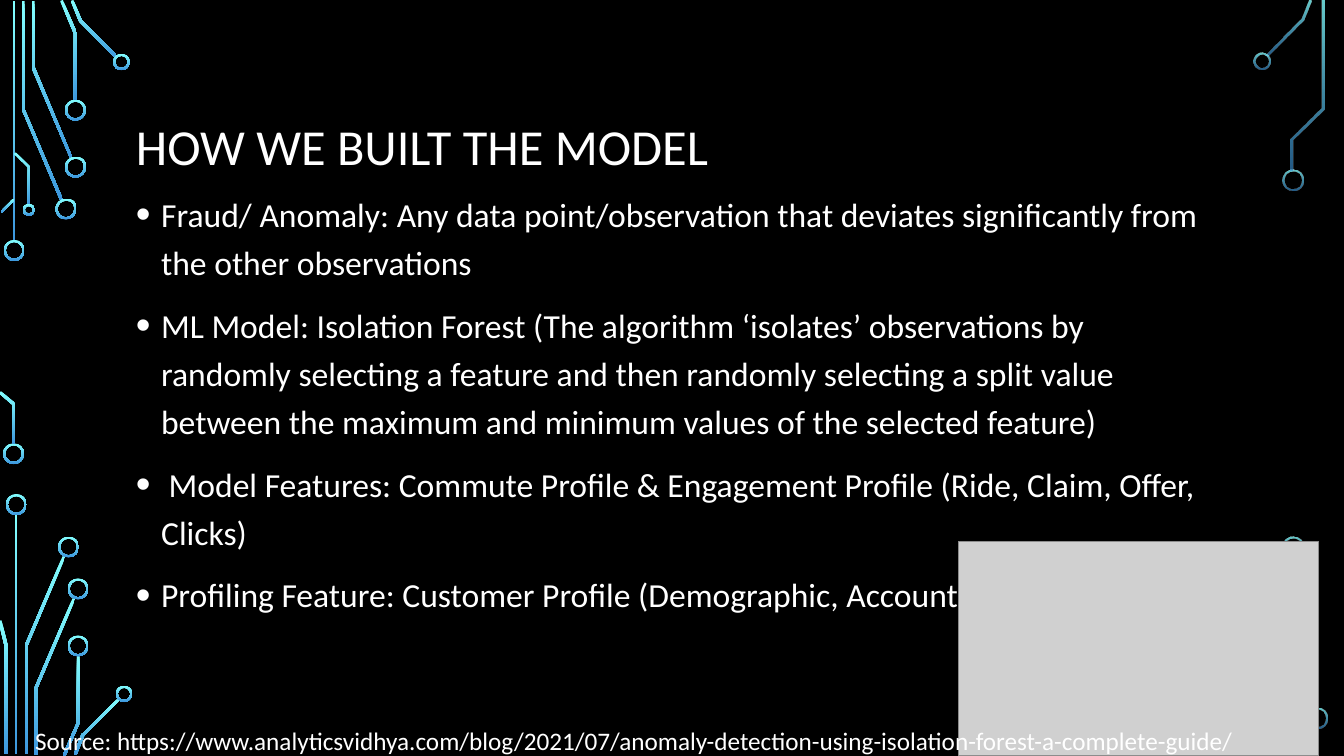
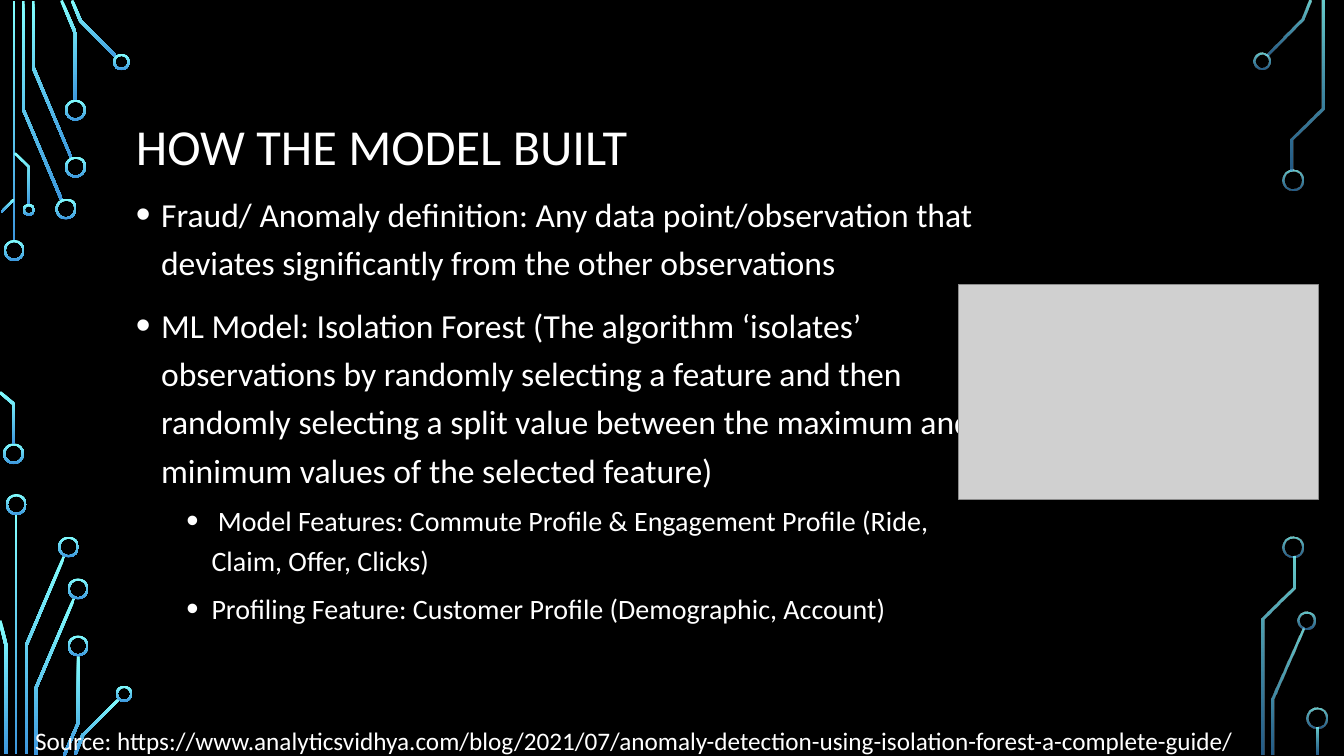
Before and after one commit to tdongnguyen/AT-Test, a slide deck: slide 6 of Presentation.pptx. Drawn at 1344x756 pixels with LibreOffice and Linux fonts; fonts in the diff are those of the drawing; grey boxes stand for pictures; background and template pictures are left out. Boxes give left, top, right and bottom in pixels: in the first picture for what was removed or moved away, otherwise in the second. Text is boxed around its words. In the diff, an @@ line names an element or a change of style, - is before the commit and + after.

```diff
--- a/Presentation.pptx
+++ b/Presentation.pptx
@@ title at (136,132,627,166): text changed @@
-HOW WE BUILT THE MODEL
+HOW THE MODEL BUILT
@@ text at (161,203,972,281): text changed @@
-• Fraud/ Anomaly: Any data point/observation that deviates significantly from the other observations
+• Fraud/ Anomaly definition: Any data point/observation that deviates significantly from the other observations
@@ picture: place and size @@
-picture at (959,541,1319,756)
+picture at (959,284,1319,499)
@@ text at (212,510,928,575): size 24 to 20 pt in "Model Features: Commute Profile & Engagement Profile ..."; list level 1 to 2 in "Model Features: Commute Profile & ..." @@
@@ text at (212,598,885,624): text changed; size 24 to 20 pt @@
-• Profiling Feature: Customer Profile (Demographic, Account using)
+  • Profiling Feature: Customer Profile (Demographic, Account)
@@ freeform shape added at (1299,612,1316,629), fill gradient #82FFFF to #3D97DE @@
```
Also in this commit, not shown: 7 other slides changed.
